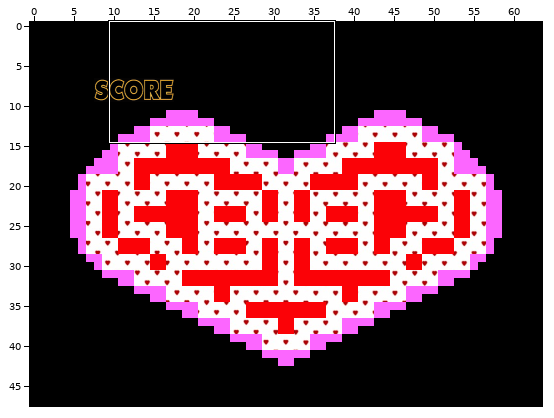
Two states of a Tiled map, src/ressources/map/pacManCarte5.tmx. Above, an overview of the earlier version with the close-up marked.
Close-up. As it was:
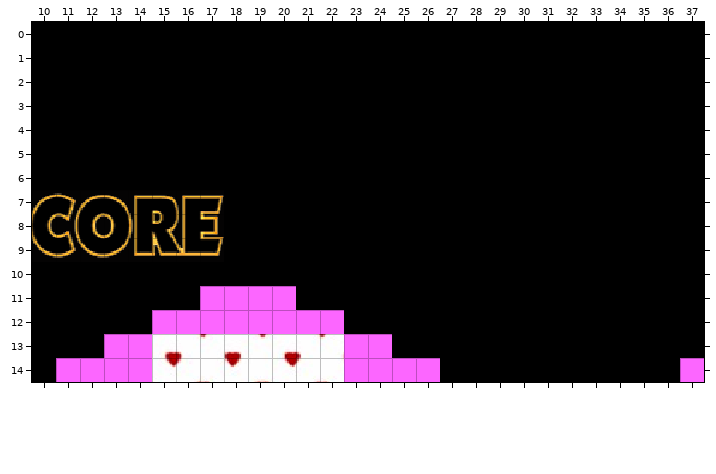
Cells are 16x16 px. Shown: x 10..37, y 0..14. The commit also changed other parts of the map, which this record leaves out.
After:
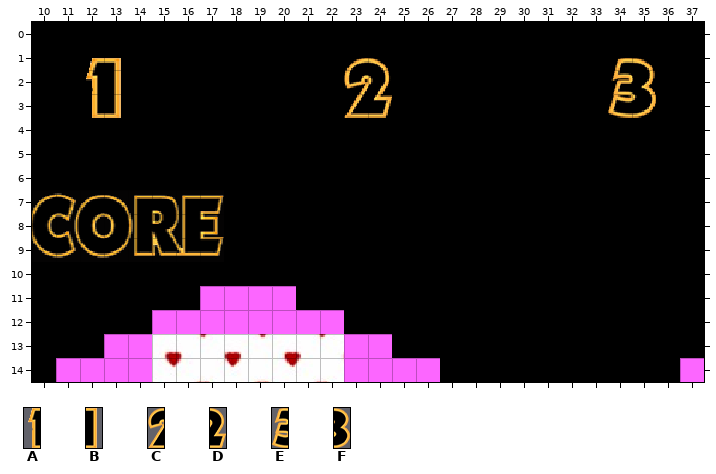
Key: from "1": A 0, B 1; from "2": C 0, D 1; from "3": E 0, F 1.
_ is an empty cell.
Difference:
Layer "Logic":
The author put tile A in row 3 at x 12.
The author put tile B in row 3 at x 13.
The author put tile C in row 3 at x 23.
The author put tile D in row 3 at x 24.
The author put tile E in row 3 at x 34.
The author put tile F in row 3 at x 35.
